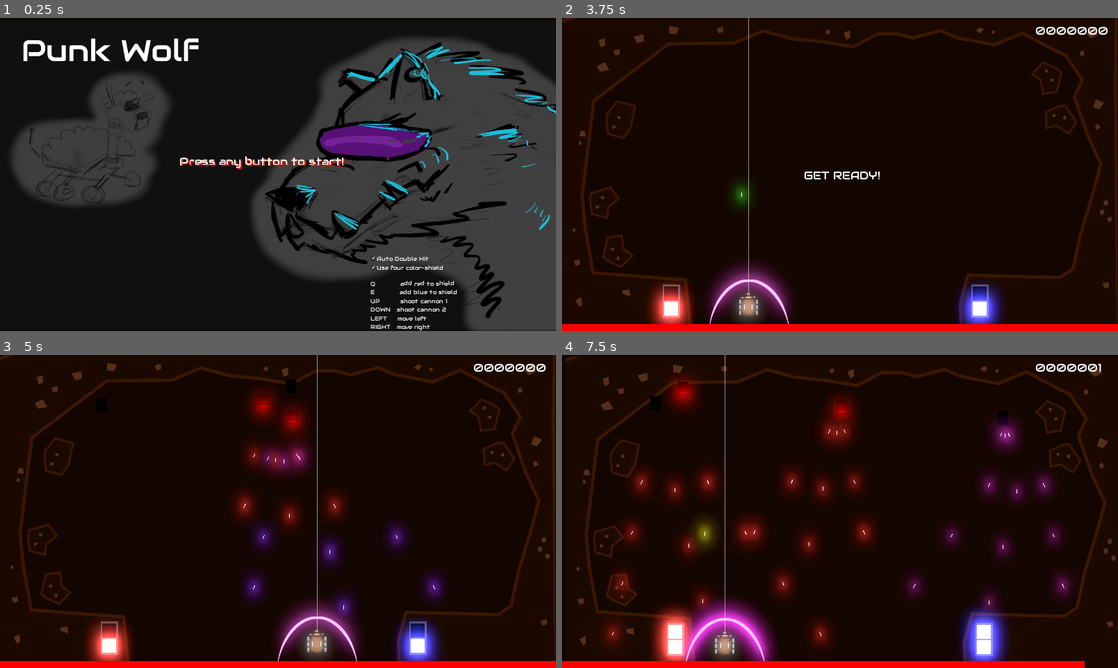
Above: before the commit, frames 1-4 (two rows, left to right).
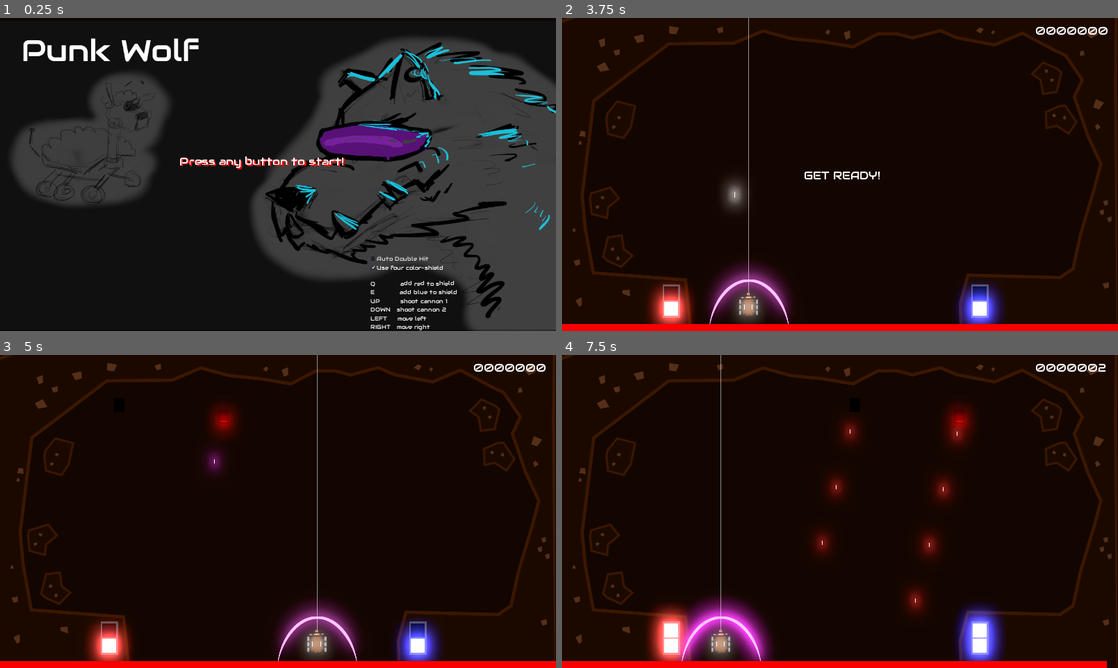
Above: after the commit, the same moments.

Repository: GameDrivenDesign/punk-wolf
Game: Godot game, scene res://scenes/newgame.tscn
The game is run twice, just before and just after one commit, with the same random seed, the same clock (stepped at 60 frames per second) and the same inputs. Sound files missing from this copy of the repository are replaced by a short silence.
Inputs:
- Up to frame 1 (0.25 s): no input
- Up to frame 2 (3.75 s): click "Auto Double Hit" at 0.5 s; click "Use four color-shield" at 1.25 s; tap Enter at 2 s; hold Right (ui_right) 2.03-2.78 s; hold E (shield_blue) 2.03-2.78 s; hold Left (ui_left) 2.78-3.53 s; tap Q (shield_red) at 2.85 s; hold Right (ui_right) from 3.53 s (still down); tap Up (shoot_0) at 3.6 s
- Up to frame 3 (5 s): keep holding Right (ui_right); tap Down (shoot_1) at 4.35 s
- Up to frame 4 (7.5 s): release Right (ui_right) at 5.03 s; hold E (shield_blue) 5.03-5.78 s; hold Left (ui_left) 5.03-7.28 s; tap Q (shield_red) at 5.85 s; tap Up (shoot_0) at 6.6 s; hold Right (ui_right) from 7.28 s (still down); tap Down (shoot_1) at 7.35 s

The runs differ from the first frame. In frame 1, less than 0.1% of the frame differs, in the area x 66-77%, y 76-78%; in frame 2, 0.3%; in frame 3, 5.4%; in frame 4, 17%, in the area x 0-100%, y 0-100%.

Commit message:
add very easy intro stage; default no auto crits

Diff:
--- a/game.gd
+++ b/game.gd
@@ -4,7 +4,7 @@
 signal shield_changed
 
 var enemy_count = 0
-var stage_count = 0
+var stage_count
 var score: int = 0
 
 var music_loop_current = 1
@@ -14,7 +14,7 @@
 const LOOP_DURATION = 2.0 #s, every loop has the same length
 
 func _ready():
-	stage_count = 0
+	stage_count = -1
 	next_stage()
 	if $Sheep.connect("hit", self, "sheep_hit") != OK:
 		pass
@@ -65,7 +65,14 @@
 	yield(get_tree().create_timer(2), "timeout")
 	$camera/CanvasLayer/readyLabel.visible = false
 
-	if stage_count == 1:
+	if stage_count == 0:
+		var positions = [100, 200]
+		for i in range(2):
+			var e = spawn_enemy("res://wolf/wolf.tscn")
+			e.shoot_long_interval = 2
+			e.position.x = Global.PADDING_HORIZONTAL.x + positions[i]
+			e.set_color_change_timeout(2)
+	elif stage_count == 1:
 		var colors = [Global.r, Global.rb, Global.r, Global.rbb]
 		var positions = [150, 400, 700, 780]
 		for i in range(4):
--- a/global.gd
+++ b/global.gd
@@ -11,7 +11,7 @@
 const rb = Color(3.5, 1, 3.5)
 
 var useFourColors = true
-var useAutoCrits = true
+var useAutoCrits = false
 
 const _rrb = Color(4, 1, 2)
 const _rbb = Color(2.5, 1, 4.5)
